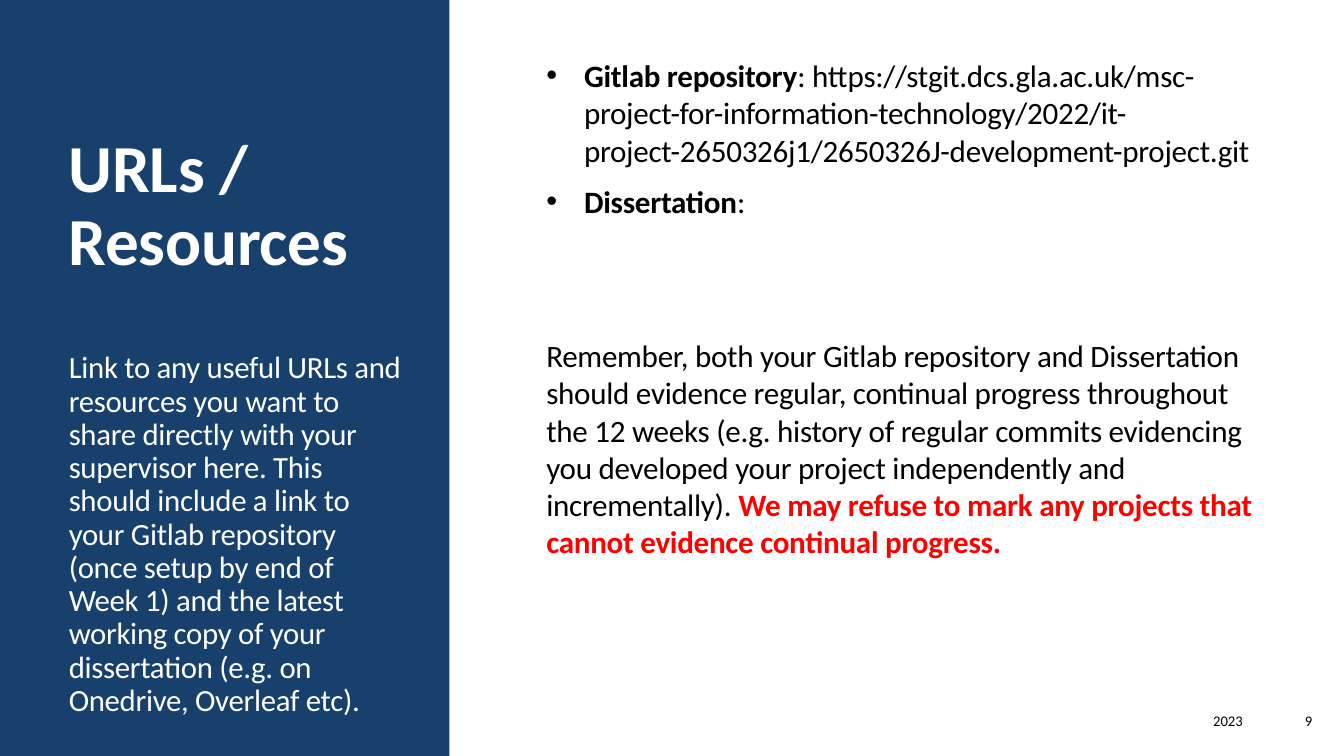
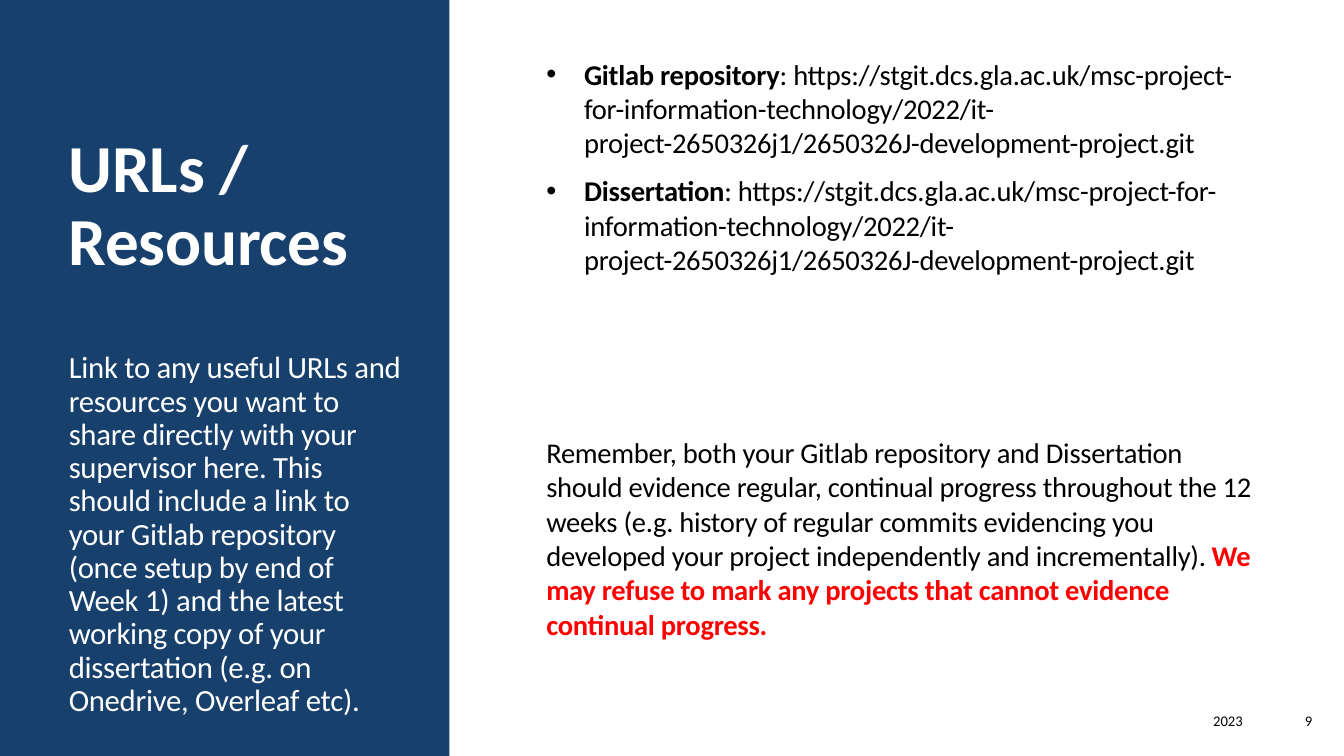
Before and after one commit to newa-star/library_management_system, a slide deck: slide 9 of IT+ Projects Tracker 22-23.pptx. Drawn at 1344x756 pixels with LibreOffice and Linux fonts; fonts in the diff are those of the drawing. Boxes give left, top, right and bottom in pixels: in the first picture for what was removed or moved away, otherwise in the second. Text is boxed around its words. In the diff, an @@ line names an element or a change of style, - is before the commit and + after.

Commit message:
commit new contents of graduate project

```diff
--- a/IT+ Projects Tracker 22-23.pptx
+++ b/IT+ Projects Tracker 22-23.pptx
@@ text at [546, 65, 1252, 640]: size 22.2 to 20.4 pt in "Gitlab repository: https://stgit.dcs.gla.ac.uk/msc-project-f ...", "Remember, both your Gitlab repository and Dissertation ..." @@
@@ text at [584, 181, 1216, 275]: text changed; size 22.2 to 20.4 pt; bold off @@
-• Dissertation:
+• Dissertation: https://stgit.dcs.gla.ac.uk/msc-project-for-information-technology/2022/it-project-2650326j1/2650326J-development-project.git
```
Also in this commit, not shown: 1 other slide changed.
